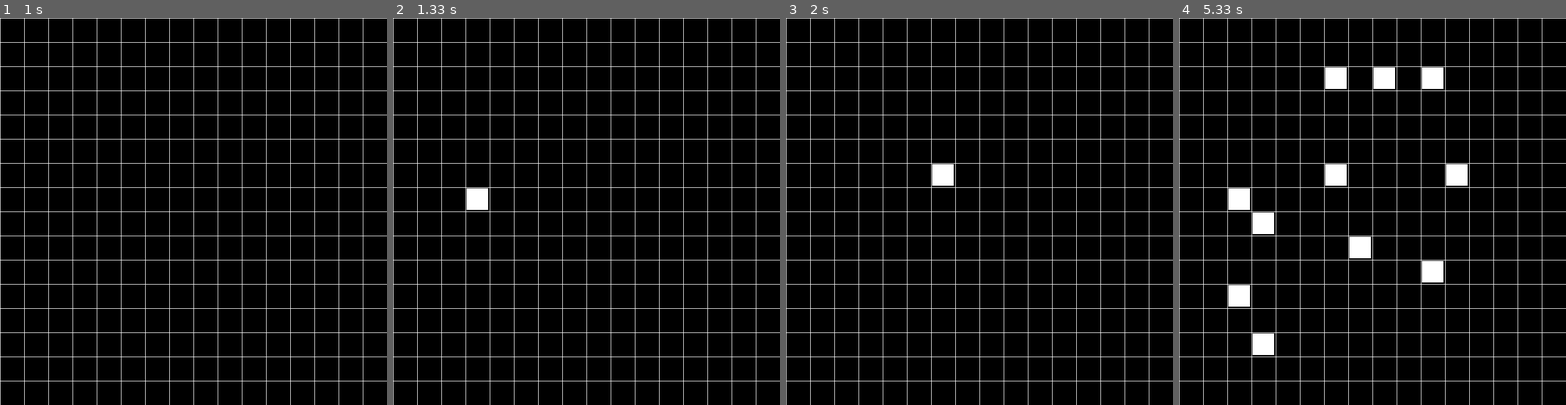
Above: before the commit, frames 1-4 (left to right).
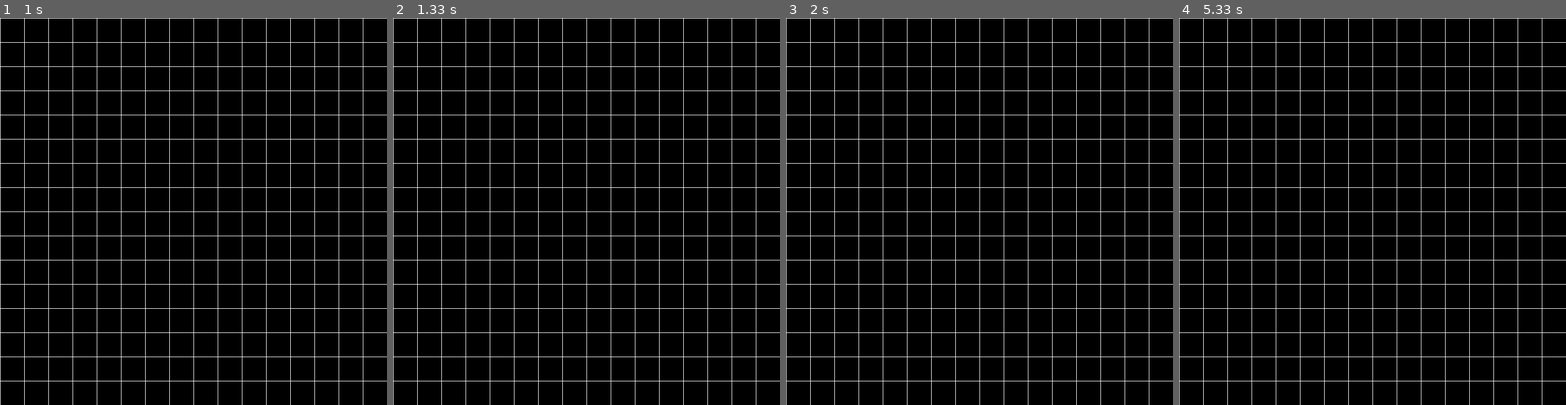
Above: after the commit, the same moments.

Repository: mdunn99/gameoflife
Game: pygame game, started from main.py
Same seed, same stepped clock (60 frames per second), same inputs: the game is played once before the commit and once after it.
Inputs (mouse positions are in pixels of both pictures, inside the frame that each line leads up to):
- Up to frame 1 (1 s): click (193, 211) at 0.38 s; tap Space at 0.67 s
- Up to frame 2 (1.33 s): click (482, 192) at 1.05 s
- Up to frame 3 (2 s): click (933, 184) at 1.38 s; click (863, 188) at 1.72 s
- Up to frame 4 (5.33 s): click (1430, 79) at 2.05 s; click (1337, 72) at 2.38 s; click (1426, 261) at 2.72 s; click (1233, 304) at 3.05 s; click (1256, 226) at 3.38 s; click (1240, 199) at 3.72 s; click (1275, 335) at 4.05 s; click (1453, 165) at 4.38 s; click (1372, 72) at 4.72 s; click (1364, 250) at 5.05 s

Frame 1 is identical in both runs. In frame 2, 0.3% of the frame differs, in the area x 19-25%, y 44-50%; in frame 3, 0.3%; in frame 4, 3.4%, in the area x 12-75%, y 12-88%.

Commit message:
simulation can now loop

Diff:
--- a/main.py
+++ b/main.py
@@ -1,6 +1,5 @@
 import pygame
 from pygame.locals import *
-import math
 import numpy as np
 from time import sleep
 
@@ -14,7 +13,7 @@
 
 array_width, array_height = (16, 16) # configure the size of an array
 screen_width, screen_height = 720, 720 # configure the size of the screen
-array_0 = np.zeros((array_width, array_height), dtype=int) # initialize empty array for initial array
+array_0 = np.zeros((array_width, array_height), dtype=int) # initialize initial array as empty
 
 # superimposing the array onto the screen
 cell_width, cell_height = screen_width/array_width, screen_height/array_height
@@ -33,28 +32,28 @@
 
 # calculate real array position based on pixel position.
 #  use floor division to divide the pixel position by the width/height of the cell.
-def get_array_index(pos):
+def get_array_indices(pos):
     row = int(pos[1] // cell_height)
     cell = int(pos[0] // cell_width)
     array_index = (row, cell)
     return array_index
 
 # update array value associated with position clicked
-def update_array(pos):
+def update_array_from_user_input(array_to_update, pos):
+    array = np.copy(array_to_update)
     print(f"\nmouse clicked at position: {pos}")
-    array_index = get_array_index(pos)
+    array_index = get_array_indices(pos)
     row = array_index[0]
     cell = array_index[1]
-    print(f"cell at pos {pos} detected as row {row}, cell {cell} with value: {array_0[row][cell]}")
+    print(f"cell at pos {pos} detected as row {row}, cell {cell} with value: {array_to_update[row][cell]}")
     # if cell is off, turn it on
     # vice versa
-    # THIS FUNCTIONALITY WILL HAVE TO BE EDITED WHEN THE SIMULATION ACTUALLY BEGINS
-    if array_0[row][cell] == 0:
-        array_0[row][cell] = 1
+    if array_to_update[row][cell] == 0:
+        array[row][cell] = 1
     else:
-        array_0[row][cell] = 0
-    print(f"cell {cell} at row {row} is now: {array_0[row][cell]}")
-    return
+        array[row][cell] = 0
+    print(f"cell {cell} at row {row} is now: {array[row][cell]}")
+    return array
 
 def draw_grid(array):
     for row_i, row in enumerate(array):
@@ -63,7 +62,7 @@
                              pygame.Rect(cell_i*cell_width,row_i*cell_height,1,cell_height))
             pygame.draw.rect(screen, (255,255,255),
                              pygame.Rect(cell_i*cell_width,row_i*cell_height,cell_width,1))
-    return
+    return pygame.display.flip()
 
 def draw_array(array):
     for row_i, row in enumerate(array):
@@ -75,10 +74,11 @@
                 # we have to adjust the position accordingly, so we add a buffer buffer_px to each coordinate for the cells
                 pygame.draw.rect(screen, white,
                                 pygame.Rect((cell_i*cell_width)+buffer_px,(row_i*cell_height)+buffer_px,cell_width*0.90,cell_height*0.90))
+
             else:
                 pygame.draw.rect(screen, black,
                                 pygame.Rect((cell_i*cell_width)+buffer_px,(row_i*cell_height)+buffer_px,cell_width*0.90,cell_height*0.90))
-    return
+    return pygame.display.flip()
 
 # counts the live cells surrounding a cell
 def count_live_cells(row, column):
@@ -119,9 +119,9 @@
     #print(live_cell_count)
     return cell_status
 
-def simulation_loop():
+def simulation_loop(array):
     array_n = np.zeros((array_width, array_height), dtype=int) # re-initialize array_n as empty every time simulation is run
-    for row_index, row in enumerate(array_0):
+    for row_index, row in enumerate(array):
         for column_index, cell_0 in enumerate(row):
             cell_n = determine_new_cell_status(row_index, column_index, cell_0) # define a new cell for the array of the next generation
             array_n[row_index][column_index] = cell_n # append this new cell to its corresponding location in the new array (array_n)
@@ -130,6 +130,8 @@
 # Set up the game window
 screen = pygame.display.set_mode((screen_width, screen_height))
 pygame.display.set_caption("Game of Life")
+# draw the grid based on the size of the initial array
+draw_grid(array_0)
 
 # Game loop
 running = True
@@ -137,21 +139,29 @@
     for event in pygame.event.get():
         if event.type == pygame.QUIT:
             running = False
-        elif event.type == pygame.MOUSEBUTTONDOWN:
+        if event.type == pygame.MOUSEBUTTONDOWN:
             if event.button == 1: # left-click
                 pos = pygame.mouse.get_pos()
-                update_array(pos)
+                array_n = update_array_from_user_input(array_0, pos)
+                array_0 = array_n
+                draw_array(array_0)
         if event.type == pygame.KEYDOWN:
             if event.key == K_SPACE:
+                simulating = True
                 print("starting simulation")
-                array_0 = simulation_loop() # define the initial, main array as the new array returned by the processing of the rules
+                while simulating:
+                    for event in pygame.event.get():
+                        if event.type == pygame.KEYDOWN:
+                            if event.key == K_SPACE:
+                                simulating = False
+                    array_n = simulation_loop(array_0)
+                    array_0 = array_n
+                    draw_array(array_0)
+                    sleep(0.1)
 
-    # draw the grid
-    draw_grid(array_0)
 
     # draw the array
-    draw_array(array_0)
+    #draw_array(array_n or array_0)
 
-    pygame.display.flip()
 # Quit Pygame
 pygame.quit()
